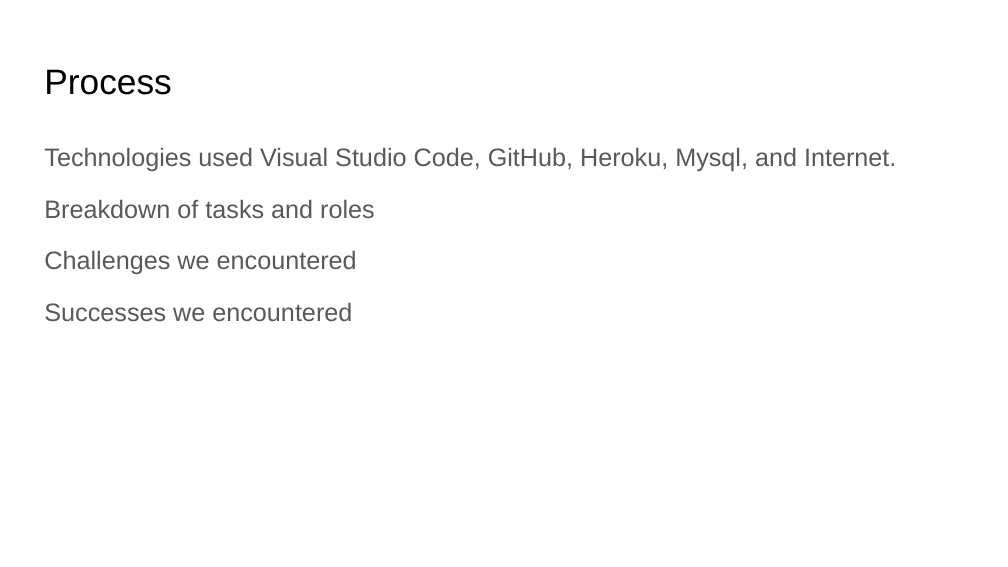
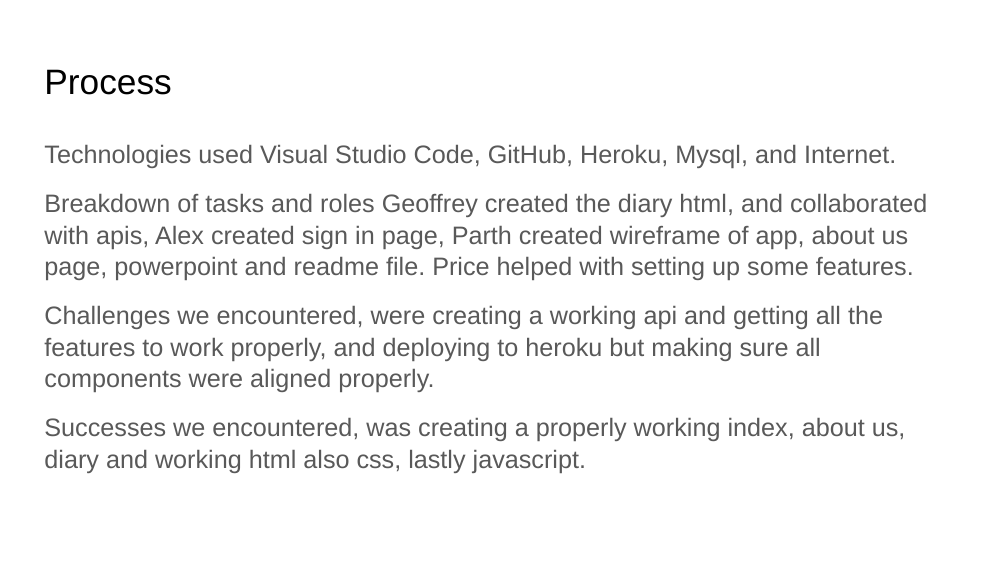
Before and after one commit to AlexWatabe9/FitnessFit, a slide deck: slide 4 of Untitled presentation.pptx. Drawn at 1008x567 pixels with LibreOffice and Linux fonts; fonts in the diff are those of the drawing. Boxes give left, top, right and bottom in pixels: in the first picture for what was removed or moved away, otherwise in the second. Text is boxed around its words. In the diff, an @@ line names an element or a change of style, - is before the commit and + after.

Commit message:
Finished readme and powerpoint.

```diff
--- a/Untitled presentation.pptx
+++ b/Untitled presentation.pptx
@@ text at (44, 144, 896, 168): line spacing 1.15 to 1.05 @@
@@ text at (44, 193, 927, 473): text changed @@
-Breakdown of tasks and roles
-Challenges we encountered
-Successes we encountered
+Breakdown of tasks and roles Geoffrey created the diary html, and collaborated with apis, Alex created sign in page, Parth created wireframe of app, about us page, powerpoint and readme file. Price helped with setting up some features.
+Challenges we encountered, were creating a working api and getting all the features to work properly, and deploying to heroku but making sure all components were aligned properly.
+Successes we encountered, was creating a properly working index, about us, diary and working html also css, lastly javascript.
```
Also in this commit, not shown: 1 other slide changed, 2 slides added, 2 slides removed, 7 other files.
